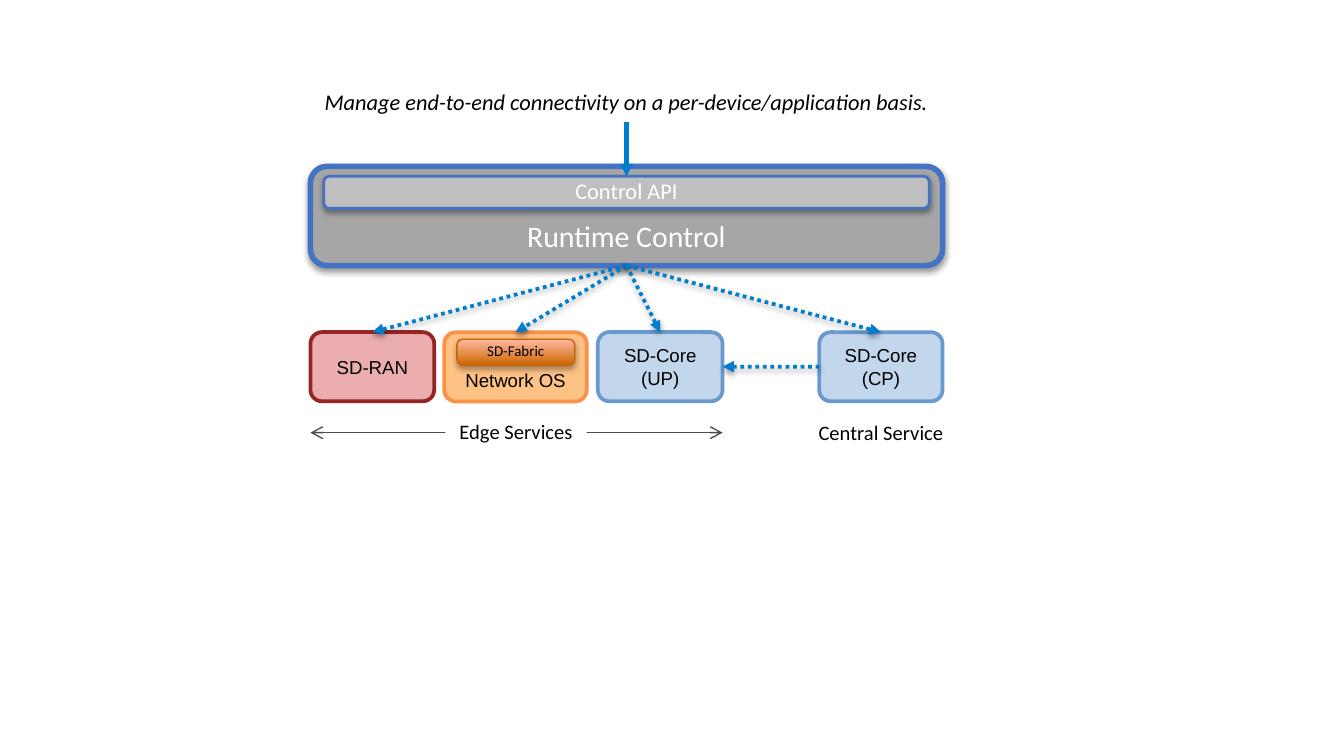
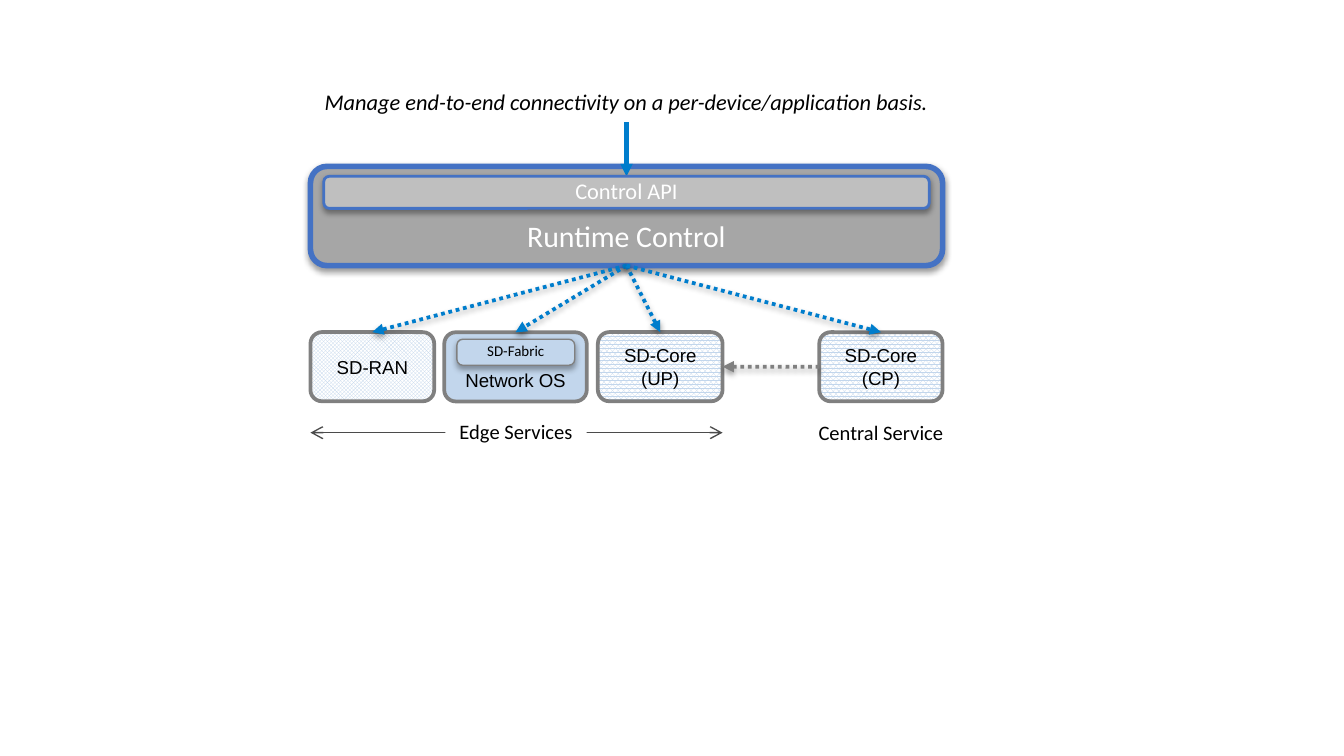
Before and after one commit to SystemsApproach/ops, a slide deck: slide 8 of figures.pptx. Drawn at 1344x756 pixels with LibreOffice and Linux fonts; fonts in the diff are those of the drawing. Boxes give left, top, right and bottom in pixels: in the first picture for what was removed or moved away, otherwise in the second. Text is boxed around its words. In the diff, an @@ line names an element or a change of style, - is before the commit and + after.

```diff
--- a/figures.pptx
+++ b/figures.pptx
@@ rounded rectangle "SD-RAN" at bbox=[310, 332, 434, 401]: fill #EBADAD to pattern #C2D6EC on #FFFFFF; outline #972626 2 pt to #808080 2 pt @@
@@ rounded rectangle "Network OS" at bbox=[445, 332, 587, 401]: fill #FFC285 to #C2D6EC; outline #F99149 2 pt to #808080 2 pt @@
@@ rounded rectangle "SD-Fabric" at bbox=[457, 339, 575, 364]: fill gradient #CC6600 to #FFB9A5 to #C2D6EC; outline #C86400 0.75 pt to #808080 0.75 pt @@
@@ rounded rectangle "SD-Core" at bbox=[598, 332, 723, 401]: fill #C2D6EC to pattern #C2D6EC on #FFFFFF; outline #6A99D0 2 pt to #808080 2 pt @@
@@ rounded rectangle "SD-Core" at bbox=[820, 332, 943, 401]: fill #C2D6EC to pattern #C2D6EC on #FFFFFF; outline #6A99D0 2 pt to #808080 2 pt @@
@@ arrow (820, 367) - (723, 367): stroke #007DCC 2 pt dashed to #808080 2 pt dashed @@
```
Also in this commit, not shown: 13 other slides changed, 24 other files.
